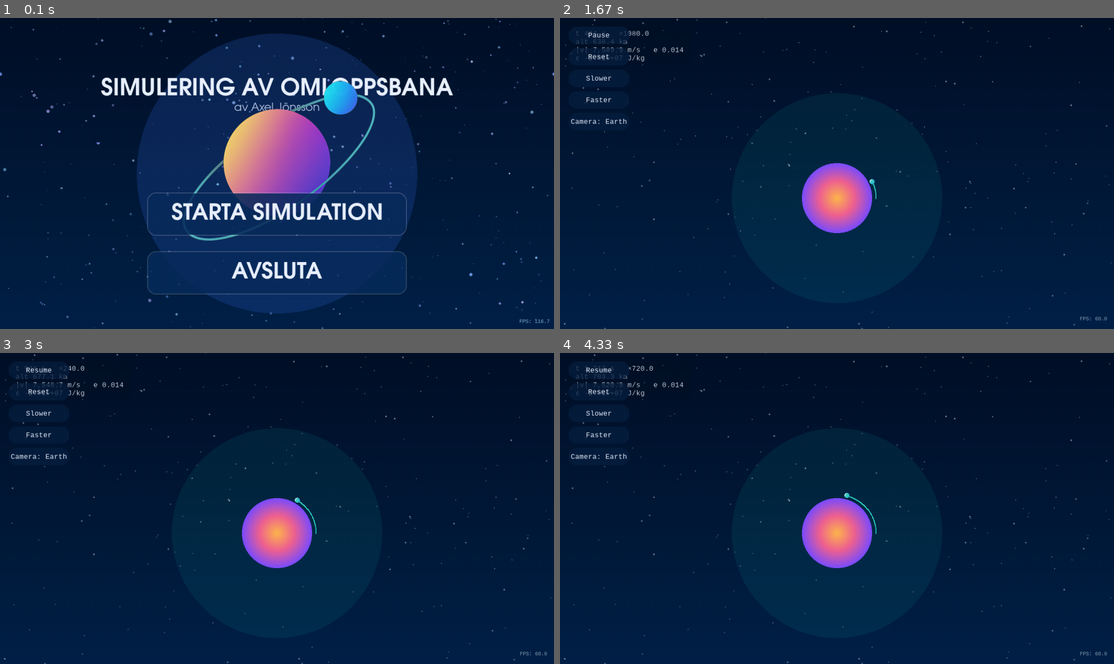
Above: before the commit, frames 1-4 (two rows, left to right).
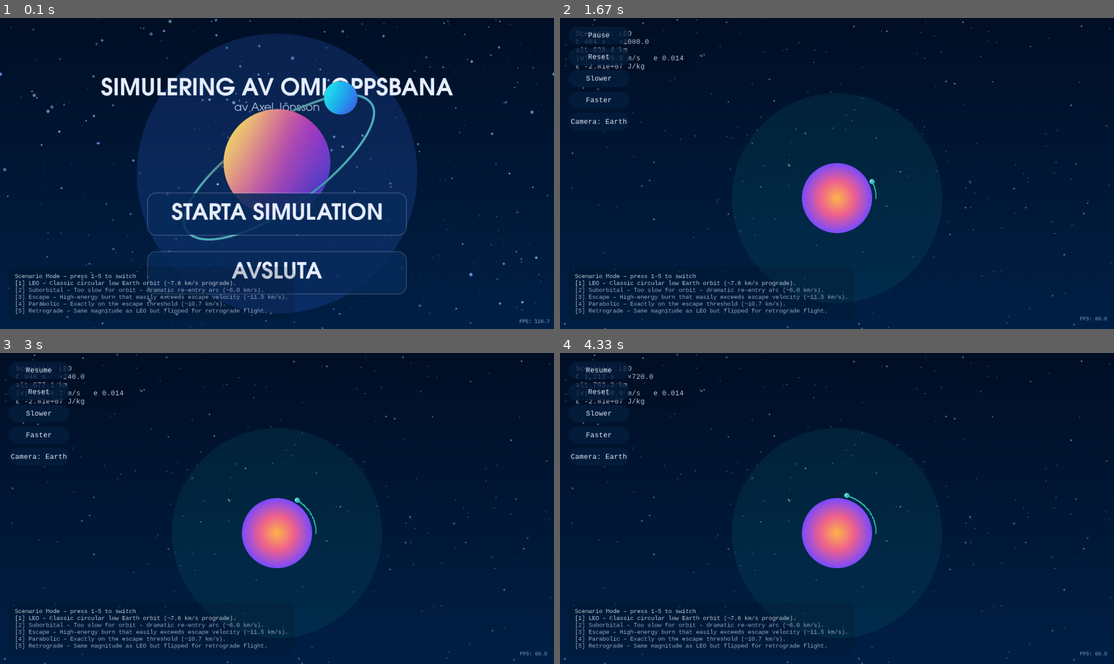
Above: after the commit, the same moments.

Repository: askel-dev/gymnasiearbete-omloppsbana
Game: pygame game, started from src/orbit_pygame.py
The game is run twice, just before and just after one commit, with the same random seed, the same clock (stepped at 60 frames per second) and the same inputs.
Inputs (mouse positions are in pixels of both pictures, inside the frame that each line leads up to):
- Up to frame 1 (0.1 s): no input
- Up to frame 2 (1.67 s): press the mouse at (837, 213) at 0.37 s; move the mouse to (842, 238) at 0.47 s; release the mouse at (853, 263) at 0.6 s; hold Right 0.67-1.13 s; hold Up 1.17-1.47 s; tap Space at 1.23, 1.57 s; hold Right from 1.5 s (still down)
- Up to frame 3 (3 s): tap Space at 1.87, 2.07, 2.37, 2.63, 2.97 s; release Right at 1.97 s; hold Left 2-2.53 s; hold Down 2.57-2.87 s; hold Left from 2.9 s (still down)
- Up to frame 4 (4.33 s): tap Space at 3.27, 3.4, 3.8, 4.1 s; release Left at 3.3 s; hold Up 3.33-3.7 s; hold Right from 3.73 s (still down)

The runs differ from the first frame. In frame 1, 1.5% of the frame differs, in the area x 2-54%, y 80-96%; in frame 2, 1.6%; in frame 3, 1.6%; in frame 4, 1.7%, in the area x 2-52%, y 4-96%.

Commit message:
Add scenario mode presets with hotkeys and UI overlays

Diff:
--- a/src/orbit_pygame.py
+++ b/src/orbit_pygame.py
@@ -398,6 +398,57 @@
 R0 = np.array([7_000_000.0, 0.0])  # m
 V0 = np.array([0.0, 7_600.0])      # m/s
 
+
+@dataclass(frozen=True)
+class Scenario:
+    """Preset initial-conditions used by the Scenario Mode."""
+
+    key: str
+    name: str
+    velocity: tuple[float, float]
+    description: str
+
+    def velocity_vector(self) -> np.ndarray:
+        return np.array(self.velocity, dtype=float)
+
+
+SCENARIO_DEFINITIONS: tuple[Scenario, ...] = (
+    Scenario(
+        key="leo",
+        name="LEO",
+        velocity=(0.0, 7_600.0),
+        description="Classic circular low Earth orbit (~7.6 km/s prograde).",
+    ),
+    Scenario(
+        key="suborbital",
+        name="Suborbital",
+        velocity=(0.0, 6_000.0),
+        description="Too slow for orbit – dramatic re-entry arc (~6.0 km/s).",
+    ),
+    Scenario(
+        key="escape",
+        name="Escape",
+        velocity=(0.0, 11_500.0),
+        description="High-energy burn that easily exceeds escape velocity (~11.5 km/s).",
+    ),
+    Scenario(
+        key="parabolic",
+        name="Parabolic",
+        velocity=(0.0, 10_670.0),
+        description="Exactly on the escape threshold (~10.7 km/s).",
+    ),
+    Scenario(
+        key="retrograde",
+        name="Retrograde",
+        velocity=(0.0, -7_600.0),
+        description="Same magnitude as LEO but flipped for retrograde flight.",
+    ),
+)
+
+SCENARIOS: dict[str, Scenario] = {scenario.key: scenario for scenario in SCENARIO_DEFINITIONS}
+SCENARIO_DISPLAY_ORDER: list[str] = [scenario.key for scenario in SCENARIO_DEFINITIONS]
+DEFAULT_SCENARIO_KEY = SCENARIO_DISPLAY_ORDER[0]
+
 # =======================
 #   SIMULATOR-SETTINGS
 # =======================
@@ -690,6 +741,7 @@
 
     clock = pygame.time.Clock()
     font = pygame.font.SysFont("consolas", 18)
+    scenario_font = pygame.font.SysFont("consolas", 16)
 
     min_dimension = min(WIDTH, HEIGHT)
     title_font_size = max(48, int(min_dimension * 0.075))
@@ -731,6 +783,52 @@
             menu_planet_image = pygame.image.load(planet_image_path).convert_alpha()
         except pygame.error:
             menu_planet_image = None
+
+    current_scenario_key = DEFAULT_SCENARIO_KEY
+    scenario_flash_text: str | None = None
+    scenario_flash_time = 0.0
+
+    scenario_shortcut_map: dict[int, str] = {}
+    number_key_codes = [
+        pygame.K_1,
+        pygame.K_2,
+        pygame.K_3,
+        pygame.K_4,
+        pygame.K_5,
+        pygame.K_6,
+        pygame.K_7,
+        pygame.K_8,
+        pygame.K_9,
+    ]
+    keypad_key_codes = [
+        pygame.K_KP1,
+        pygame.K_KP2,
+        pygame.K_KP3,
+        pygame.K_KP4,
+        pygame.K_KP5,
+        pygame.K_KP6,
+        pygame.K_KP7,
+        pygame.K_KP8,
+        pygame.K_KP9,
+    ]
+    for index, scenario_key in enumerate(SCENARIO_DISPLAY_ORDER, start=1):
+        if index <= len(number_key_codes):
+            scenario_shortcut_map[number_key_codes[index - 1]] = scenario_key
+        if index <= len(keypad_key_codes):
+            scenario_shortcut_map[keypad_key_codes[index - 1]] = scenario_key
+
+    scenario_panel_title = "Scenario Mode – press 1-5 to switch"
+    scenario_help_lines = [
+        f"[{idx}] {SCENARIOS[key].name} – {SCENARIOS[key].description}"
+        for idx, key in enumerate(SCENARIO_DISPLAY_ORDER, start=1)
+    ]
+
+    def get_current_scenario() -> Scenario:
+        return SCENARIOS[current_scenario_key]
+
+    def scenario_velocity_vector(key: str | None = None) -> np.ndarray:
+        scenario = SCENARIOS[key or current_scenario_key]
+        return scenario.velocity_vector()
 
     global STARFIELD
     if not STARFIELD:
@@ -753,7 +851,7 @@
 
     # Simuleringsstate
     r = R0.copy()
-    v = V0.copy()
+    v = scenario_velocity_vector()
     t_sim = 0.0
     paused = False
     ppm = PIXELS_PER_METER
@@ -798,7 +896,7 @@
         nonlocal orbit_prediction_period, orbit_prediction_points
         close_logger()
         r = R0.copy()
-        v = V0.copy()
+        v = scenario_velocity_vector()
         t_sim = 0.0
         paused = False
         ppm = PIXELS_PER_METER
@@ -821,6 +919,18 @@
 
     state = "menu"
     escape_radius_limit = ESCAPE_RADIUS_FACTOR * float(np.linalg.norm(R0))
+
+    def set_scenario(new_key: str) -> None:
+        nonlocal current_scenario_key, scenario_flash_text, scenario_flash_time
+        if new_key not in SCENARIOS:
+            return
+        current_scenario_key = new_key
+        scenario = get_current_scenario()
+        scenario_flash_text = f"{scenario.name} scenario loaded"
+        scenario_flash_time = time.perf_counter()
+        reset()
+        if state == "running":
+            init_run_logging()
 
     def log_state(dt_eff: float) -> None:
         if logger is None:
@@ -851,10 +961,15 @@
         nonlocal logger, log_step_counter, prev_r, prev_dr, impact_logged, escape_logged
         close_logger()
         logger = RunLogger()
+        scenario = get_current_scenario()
+        v0_vector = scenario.velocity_vector()
         meta = {
+            "scenario_key": scenario.key,
+            "scenario_name": scenario.name,
+            "scenario_description": scenario.description,
             "R0": R0.tolist(),
-            "V0": V0.tolist(),
-            "v0": float(np.linalg.norm(V0)),
+            "V0": v0_vector.tolist(),
+            "v0": float(np.linalg.norm(v0_vector)),
             "G": G,
             "M": M,
             "mu": MU,
@@ -985,6 +1100,10 @@
             elif event.type == pygame.KEYDOWN:
                 if event.key == pygame.K_ESCAPE:
                     quit_app()
+                    continue
+                if event.key in scenario_shortcut_map:
+                    set_scenario(scenario_shortcut_map[event.key])
+                    continue
                 if state == "running":
                     if event.key == pygame.K_SPACE:
                         paused = not paused
@@ -1071,6 +1190,38 @@
 
             for btn in menu_buttons:
                 btn.draw(screen, menu_button_font, menu_mouse_pos)
+
+            panel_lines = [scenario_panel_title, *scenario_help_lines]
+            if panel_lines:
+                panel_padding = 14
+                line_height = scenario_font.get_linesize()
+                panel_width = max(scenario_font.size(line)[0] for line in panel_lines) + panel_padding * 2
+                panel_height = line_height * len(panel_lines) + panel_padding * 2
+                panel_surface = pygame.Surface((panel_width, panel_height), pygame.SRCALPHA)
+                pygame.draw.rect(
+                    panel_surface,
+                    LABEL_BACKGROUND_COLOR,
+                    panel_surface.get_rect(),
+                    border_radius=12,
+                )
+                y = panel_padding
+                for idx, line in enumerate(panel_lines):
+                    if idx == 0:
+                        color = HUD_TEXT_COLOR
+                    else:
+                        scenario_key = SCENARIO_DISPLAY_ORDER[idx - 1]
+                        color = HUD_TEXT_COLOR if scenario_key == current_scenario_key else MENU_SUBTITLE_COLOR
+                    text_surf = scenario_font.render(line, True, color)
+                    panel_surface.blit(text_surf, (panel_padding, y))
+                    y += line_height
+                panel_rect = panel_surface.get_rect()
+                panel_rect.topleft = (20, HEIGHT - panel_height - 20)
+                screen.blit(panel_surface, panel_rect)
+
+            if scenario_flash_text and now_menu - scenario_flash_time < 2.5:
+                flash_surf = scenario_font.render(scenario_flash_text, True, MENU_TITLE_COLOR)
+                flash_rect = flash_surf.get_rect(center=(WIDTH // 2, menu_button_y - 40))
+                screen.blit(flash_surf, flash_rect)
 
             # --- FPS Counter ---
             fps_value = clock.get_fps()
@@ -1301,7 +1452,9 @@
         eps = energy_specific(r, v)
         e = eccentricity(r, v)
         altitude_km = (rmag - EARTH_RADIUS) / 1_000.0
+        scenario = get_current_scenario()
         hud_lines = [
+            f"Scenario: {scenario.name}",
             f"t {t_sim:,.0f} s   ×{real_time_speed:.1f}",
             f"alt {altitude_km:,.1f} km",
             f"|v| {vmag:,.1f} m/s   e {e:.3f}",
@@ -1332,6 +1485,38 @@
         for btn in sim_buttons:
             btn.draw(screen, font, mouse_pos)
 
+        panel_lines = [scenario_panel_title, *scenario_help_lines]
+        if panel_lines:
+            panel_padding = 14
+            line_height = scenario_font.get_linesize()
+            panel_width = max(scenario_font.size(line)[0] for line in panel_lines) + panel_padding * 2
+            panel_height = line_height * len(panel_lines) + panel_padding * 2
+            panel_surface = pygame.Surface((panel_width, panel_height), pygame.SRCALPHA)
+            pygame.draw.rect(
+                panel_surface,
+                LABEL_BACKGROUND_COLOR,
+                panel_surface.get_rect(),
+                border_radius=12,
+            )
+            y = panel_padding
+            for idx, line in enumerate(panel_lines):
+                if idx == 0:
+                    color = HUD_TEXT_COLOR
+                else:
+                    scenario_key = SCENARIO_DISPLAY_ORDER[idx - 1]
+                    color = HUD_TEXT_COLOR if scenario_key == current_scenario_key else MENU_SUBTITLE_COLOR
+                text_surf = scenario_font.render(line, True, color)
+                panel_surface.blit(text_surf, (panel_padding, y))
+                y += line_height
+            panel_rect = panel_surface.get_rect()
+            panel_rect.topleft = (20, HEIGHT - panel_height - 20)
+            screen.blit(panel_surface, panel_rect)
+
+        if scenario_flash_text and now_time - scenario_flash_time < 2.5:
+            flash_surf = scenario_font.render(scenario_flash_text, True, HUD_TEXT_COLOR)
+            flash_rect = flash_surf.get_rect(center=(WIDTH // 2, 40))
+            screen.blit(flash_surf, flash_rect)
+
         fps_value = clock.get_fps()
         fps_text = font_fps.render(f"FPS: {fps_value:.1f}", True, HUD_TEXT_COLOR)
         if FPS_TEXT_ALPHA < 255:
